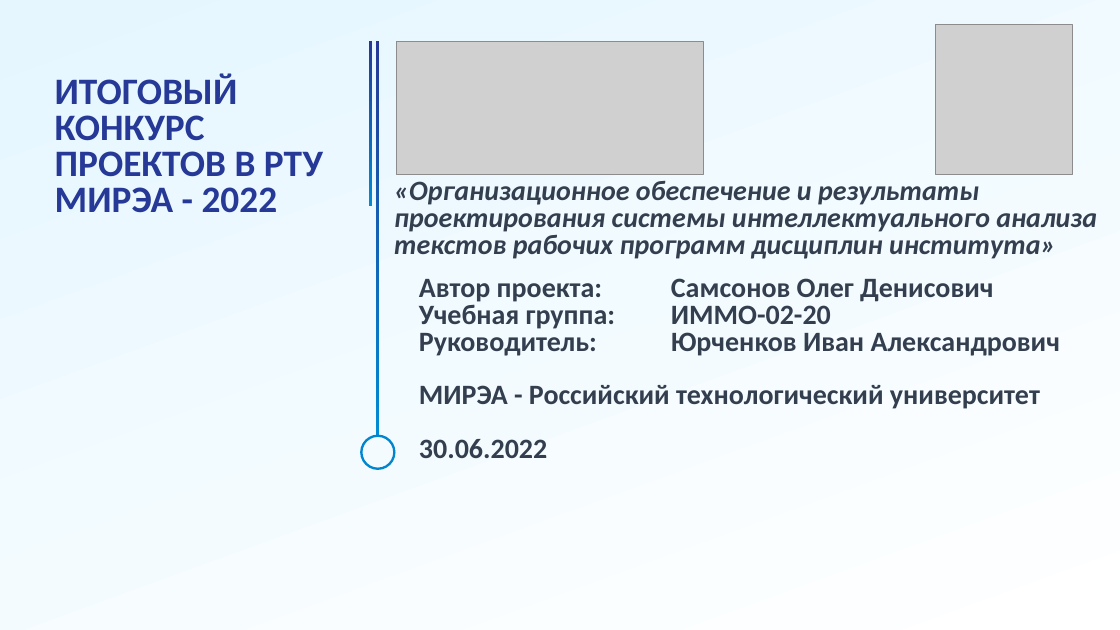
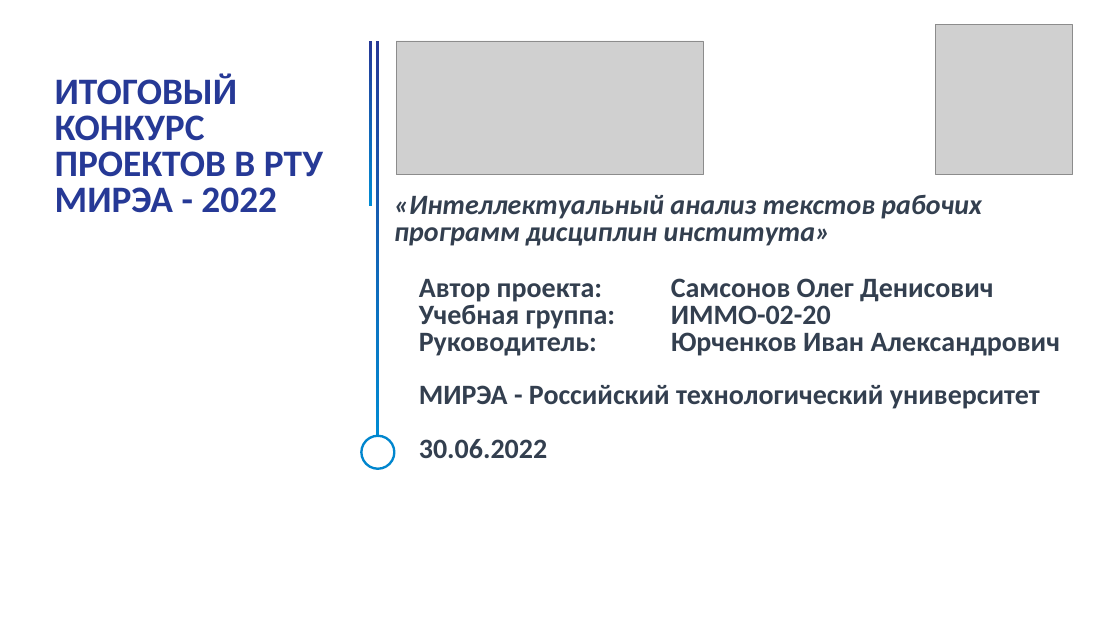
Before and after one commit to Amonimus/RPD_Samsonov, a slide deck: slide 1 of Samsung_Презентация.pptx. Drawn at 1120x630 pixels with LibreOffice and Linux fonts; fonts in the diff are those of the drawing; grey boxes stand for pictures; background and template pictures are left out. Boxes give left, top, right and bottom in pixels: in the first picture for what was removed or moved away, otherwise in the second. Text is boxed around its words. In the diff, an @@ line names an element or a change of style, - is before the commit and + after.

```diff
--- a/Samsung_Презентация.pptx
+++ b/Samsung_Презентация.pptx
@@ background gradient #E5F6FF to #FFFFFF to #FFFFFF @@
@@ text at <box>394,195,981,246</box>: text changed @@
-«Организационное обеспечение и результаты проектирования системы интеллектуального анализа текстов рабочих программ дисциплин института»
+«Интеллектуальный анализ текстов рабочих программ дисциплин института»
```
Also in this commit, not shown: 4 other slides changed, 2 slides added, 2 slides removed, 5 other files.
